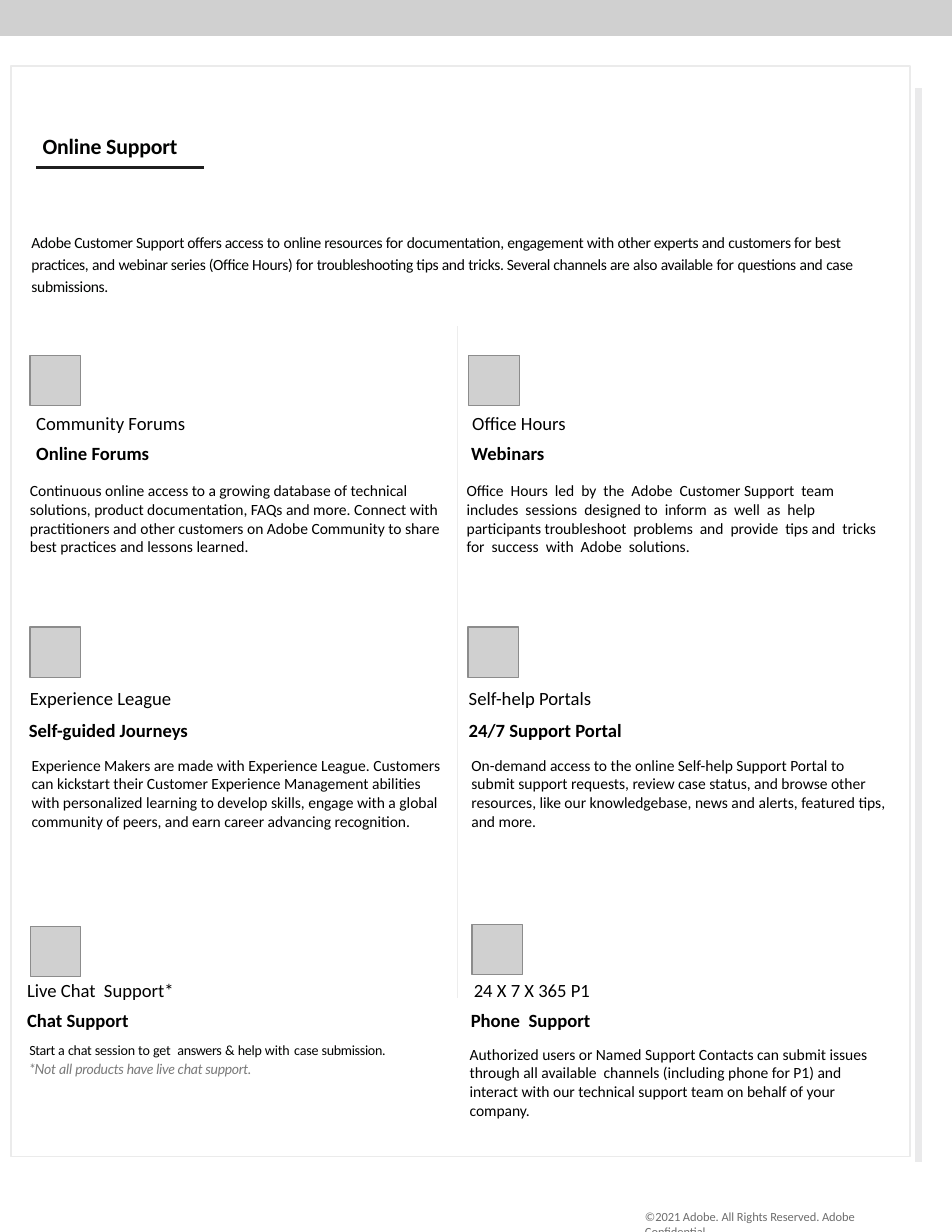
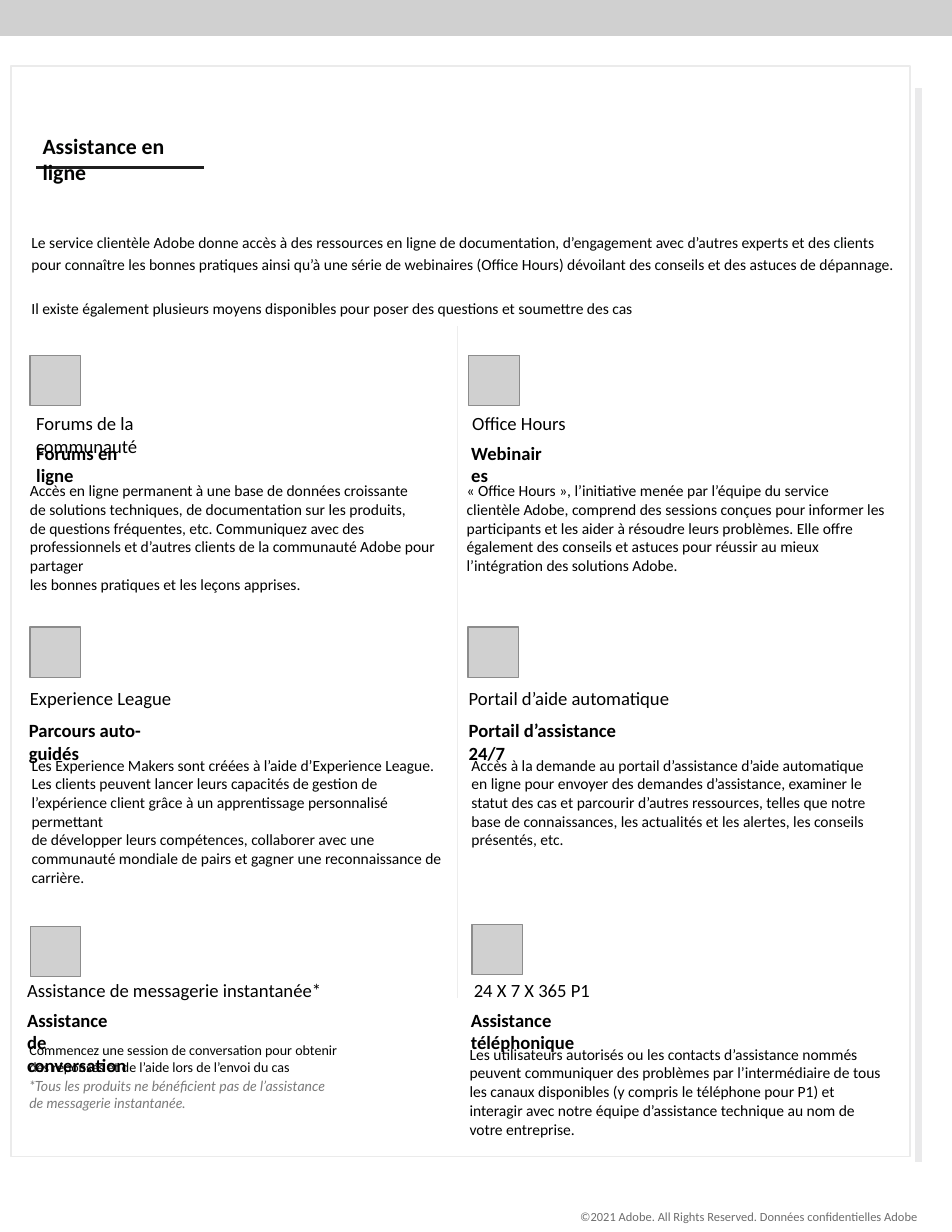
Before and after one commit to AdobeDocs/support-resources.fr-FR, a slide deck: slide 2 of help/data-sheets/assets/OnlineSupportDatasheet.pptx. Drawn at 952x1232 pixels with LibreOffice and Linux fonts; fonts in the diff are those of the drawing; grey boxes stand for pictures; background and template pictures are left out. Boxes give left, top, right and bottom in pixels: in the first picture for what was removed or moved away, otherwise in the second. Text is boxed around its words. In the diff, an @@ line names an element or a change of style, - is before the commit and + after.

```diff
--- a/help/data-sheets/assets/OnlineSupportDatasheet.pptx
+++ b/help/data-sheets/assets/OnlineSupportDatasheet.pptx
@@ text at box(43, 138, 165, 184): text changed @@
-Online Support
+Assistance en ligne
@@ text at box(31, 237, 893, 317): text changed @@
-Adobe Customer Support offers access to online resources for documentation, engagement with other experts and customers for best practices, and webinar series (Office Hours) for troubleshooting tips and tricks. Several channels are also available for questions and case submissions.
+Le service clientèle Adobe donne accès à des ressources en ligne de documentation, d’engagement avec d’autres experts et des clients
+pour connaître les bonnes pratiques ainsi qu’à une série de webinaires (Office Hours) dévoilant des conseils et des astuces de dépannage.
+Il existe également plusieurs moyens disponibles pour poser des questions et soumettre des cas
@@ text at box(405, 259, 473, 270): text changed @@
-Webinars
+Webinaires
@@ text at box(36, 417, 137, 458): text changed @@
-Community Forums
+Forums de la communauté
@@ text at box(36, 445, 117, 488): text changed @@
-Online Forums
+Forums en ligne
@@ text at box(30, 483, 435, 593): text changed @@
-Continuous online access to a growing database of technical solutions, product documentation, FAQs and more. Connect with practitioners and other customers on Adobe Community to share best practices and lessons learned.
+Accès en ligne permanent à une base de données croissante
+de solutions techniques, de documentation sur les produits,
+de questions fréquentes, etc. Communiquez avec des professionnels et d’autres clients de la communauté Adobe pour partager
+les bonnes pratiques et les leçons apprises.
@@ text at box(467, 485, 884, 574): text changed @@
-Office Hours led by the Adobe Customer Support team includes sessions designed to inform as well as help participants troubleshoot problems and provide tips and tricks for success with Adobe solutions.
+« Office Hours », l’initiative menée par l’équipe du service clientèle Adobe, comprend des sessions conçues pour informer les participants et les aider à résoudre leurs problèmes. Elle offre également des conseils et astuces pour réussir au mieux l’intégration des solutions Adobe.
@@ text at box(469, 692, 670, 708): text changed @@
-Self-help Portals
+Portail d’aide automatique
@@ text at box(29, 725, 141, 765): text changed @@
-Self-guided Journeys
+Parcours auto-guidés
@@ text at box(469, 723, 616, 765): text changed @@
-24/7 Support Portal
+Portail d’assistance 24/7
@@ text at box(29, 760, 738, 1093): text changed @@
-Start a chat session to get answers & help with case submission.
-*Not all products have live chat support.
+Commencez une session de conversation pour obtenir
+des réponses et de l’aide lors de l’envoi du cas
+*Tous les produits ne bénéficient pas de l’assistance
+de messagerie instantanée.
@@ text at box(32, 757, 441, 883): text changed @@
-Experience Makers are made with Experience League. Customers can kickstart their Customer Experience Management abilities with personalized learning to develop skills, engage with a global community of peers, and earn career advancing recognition.
+Les Experience Makers sont créées à l’aide d’Experience League.
+Les clients peuvent lancer leurs capacités de gestion de l’expérience client grâce à un apprentissage personnalisé permettant
+de développer leurs compétences, collaborer avec une communauté mondiale de pairs et gagner une reconnaissance de carrière.
@@ text at box(471, 757, 865, 829): text changed @@
-On-demand access to the online Self-help Support Portal to submit support requests, review case status, and browse other resources, like our knowledgebase, news and alerts, featured tips, and more.
+Accès à la demande au portail d’assistance d’aide automatique
+en ligne pour envoyer des demandes d’assistance, examiner le statut des cas et parcourir d’autres ressources, telles que notre base de connaissances, les actualités et les alertes, les conseils présentés, etc.
@@ text at box(27, 984, 129, 1075): text changed @@
-Chat Support
+Assistance de conversation
@@ text at box(471, 1014, 575, 1055): text changed @@
-Phone Support
+Assistance téléphonique
@@ text at box(470, 1046, 880, 1119): text changed @@
-Authorized users or Named Support Contacts can submit issues through all available channels (including phone for P1) and interact with our technical support team on behalf of your company.
+Les utilisateurs autorisés ou les contacts d’assistance nommés peuvent communiquer des problèmes par l’intermédiaire de tous
+les canaux disponibles (y compris le téléphone pour P1) et interagir avec notre équipe d’assistance technique au nom de votre entreprise.
@@ text at box(29, 1080, 325, 1111): text changed @@
-Live Chat Support*
+Assistance de messagerie instantanée*
@@ text at box(580, 1212, 917, 1223): text changed @@
-©2021 Adobe. All Rights Reserved. Adobe Confidential.
+©2021 Adobe. All Rights Reserved. Données confidentielles Adobe
```
Also in this commit, not shown: 2 other slides changed, 7 other files.
